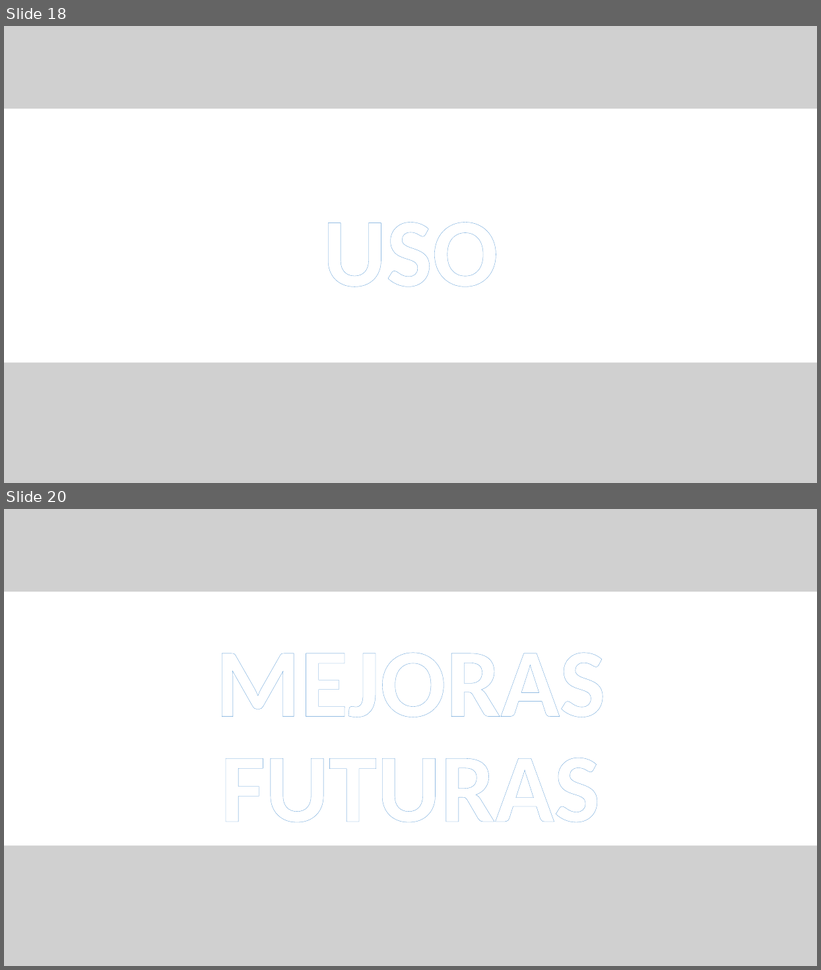
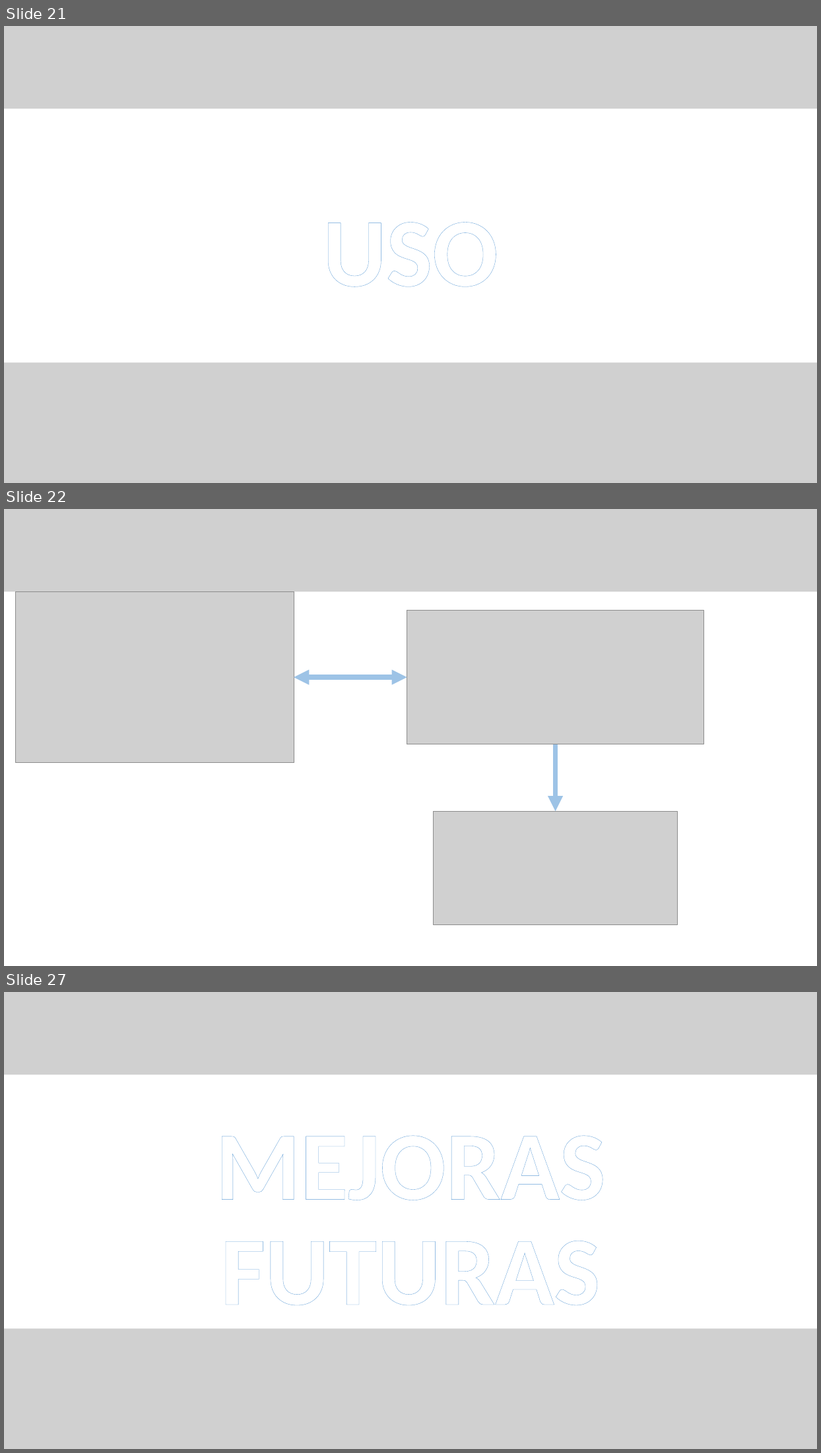
Before and after one commit to CBujeda/TFG-PROYECT-Nine_Image_Board, a slide deck: Documentation/presentación/NIB 0.1.1 - PRESENTATION .pptx. Shown one above the other, each under a label of ours: slides 18 and 20 before the commit, slides 21, 22 and 27 after it; the slides between them are not shown. The pictures are 821x970 and 821x1453 pixels, drawn with LibreOffice and Linux fonts; fonts in the diff are those of the drawing; grey boxes stand for pictures. Boxes give left, top, right and bottom in pixels: in the first picture for what was removed or moved away, otherwise in the second. Text is boxed around its words. In the diff, an @@ line names an element or a change of style, - is before the commit and + after.

```diff
--- a/Documentation/presentación/NIB 0.1.1 - PRESENTATION .pptx
+++ b/Documentation/presentación/NIB 0.1.1 - PRESENTATION .pptx
@@ slide 22 added at [4, 509, 817, 966], background #FFFFFF @@
@@ freeform shape added at [4, 509, 817, 586], fill #4472C4 @@
@@ picture added at [4, 509, 817, 592] @@
@@ picture added at [16, 592, 294, 763] @@
@@ picture added at [407, 610, 704, 745] @@
@@ double arrow added from (294, 677) to (407, 677), #9DC3E6 6 pt @@
@@ arrow added from (556, 745) to (556, 811), #9DC3E6 6 pt @@
@@ picture added at [434, 811, 677, 925] @@
@@ what was slide 18 is now slide 21 @@
@@ what was slide 20 is now slide 27 @@
```
Also in this commit, not shown: 1 slide changed, 8 other slides added, 1 slide removed.
